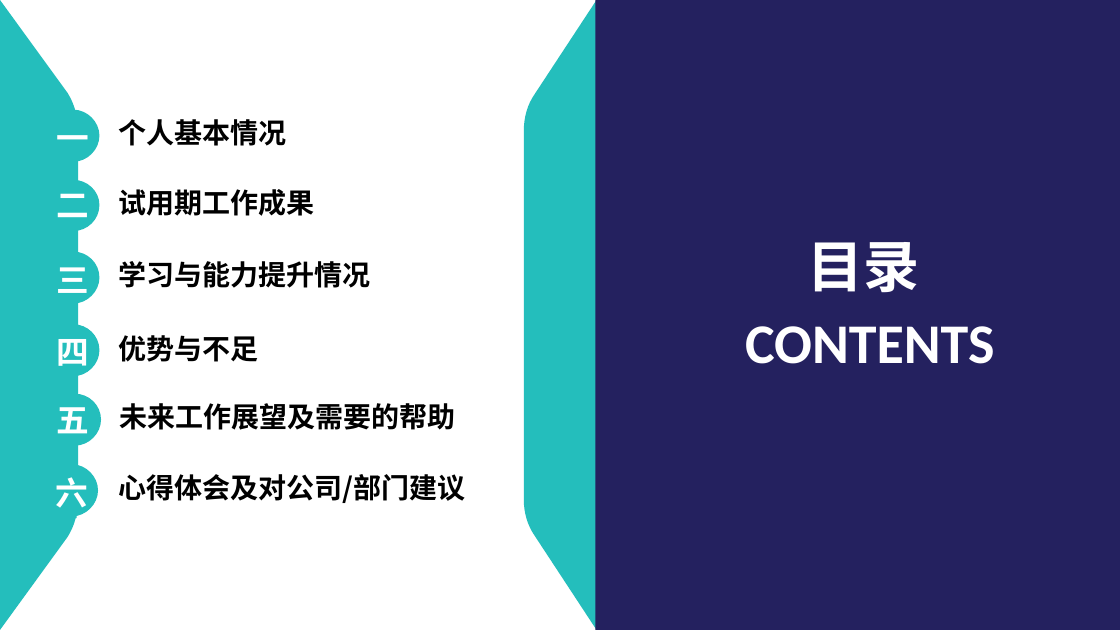
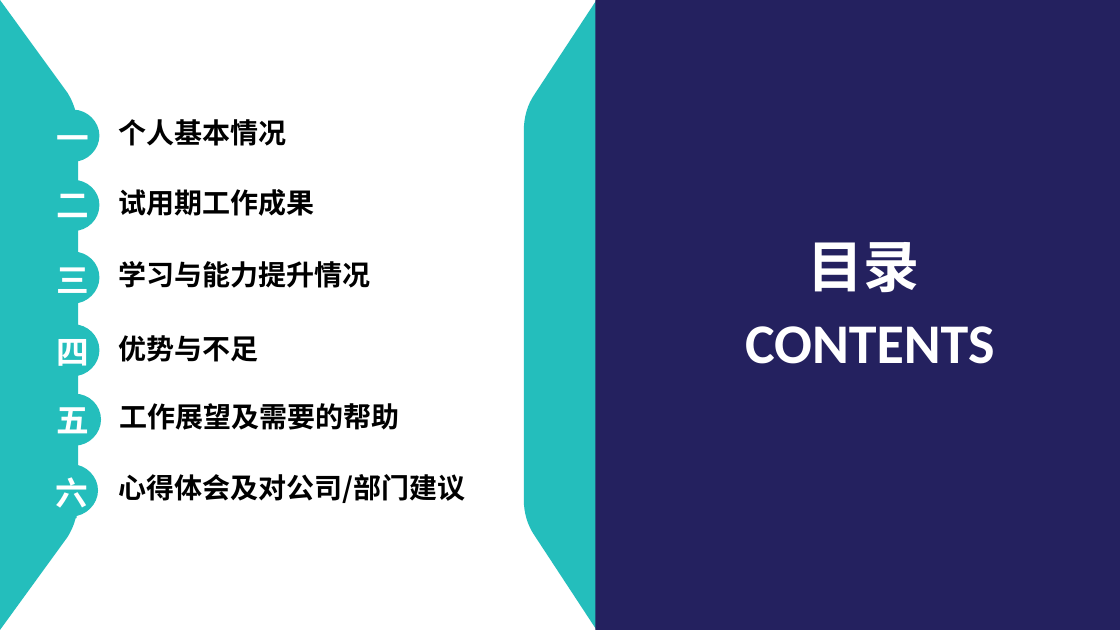
Before and after one commit to careyke/zhuangzheng, a slide deck: slide 2 of 转正评审-柯创.pptx. Drawn at 1120x630 pixels with LibreOffice and Linux fonts; fonts in the diff are those of the drawing; background and template pictures are left out. Boxes give left, top, right and bottom in pixels: in the first picture for what was removed or moved away, otherwise in the second. Text is boxed around its words. In the diff, an @@ line names an element or a change of style, - is before the commit and + after.

```diff
--- a/转正评审-柯创.pptx
+++ b/转正评审-柯创.pptx
@@ text at (119, 403, 399, 430): text changed @@
-未来工作展望及需要的帮助
+工作展望及需要的帮助
```
Also in this commit, not shown: 3 other slides changed, 5 slides added, 1 slide removed.
